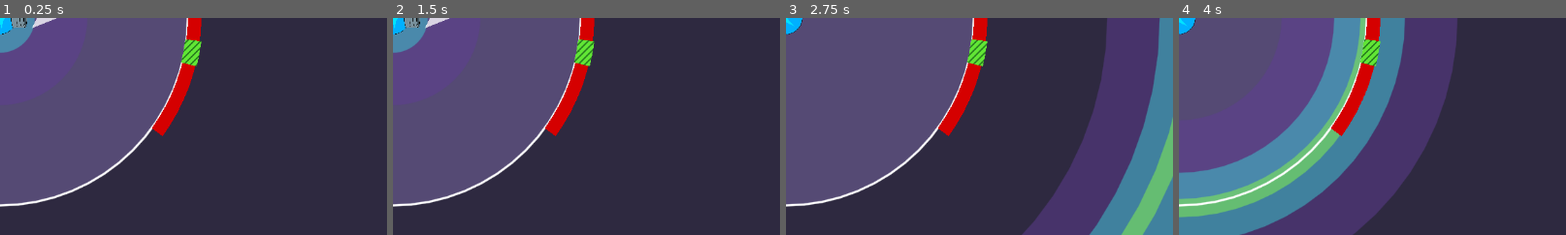
Above: before the commit, frames 1-4 (left to right).
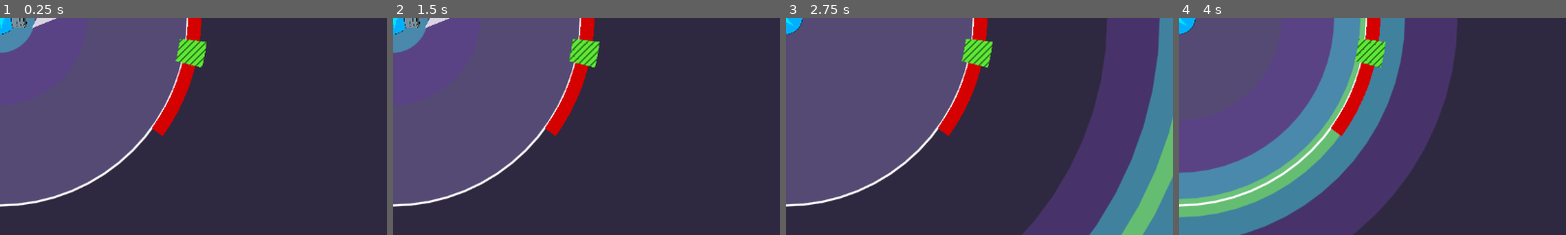
Above: after the commit, the same moments.

Repository: solirides/amazing-game
Game: Godot game, scene res://scenes/world/world.tscn
Two runs of this game, one before a commit and one after it. Both use one fixed random seed, a clock stepped at 60 frames per second and the inputs below. The engine's default icon, where the game draws it, is replaced by a stand-in: a white triangle on a blue panel in a dark square.
Inputs (mouse positions are % of the whole screen's width and height, from its top left):
- Up to frame 1 (0.25 s): no input
- Up to frame 2 (1.5 s): move the mouse to (72, 45) at 0.52 s; hold Right (ui_right) 0.53-1.28 s; click (72, 45) at 0.6 s; move the mouse to (30, 55) at 1.27 s; hold Down (ui_down) from 1.28 s (still down); tap C (turret_attack) at 1.35 s
- Up to frame 3 (2.75 s): move the mouse to (60, 28) at 2.02 s; release Down (ui_down) at 2.03 s; hold Right (ui_right) from 2.03 s (still down); hold A (turret_ccw) from 2.03 s (still down)
- Up to frame 4 (4 s): move the mouse to (45, 70) at 2.77 s; release Right (ui_right) at 2.78 s; release A (turret_ccw) at 2.78 s; hold Up (ui_up) 2.78-3.53 s; tap D (turret_cw) at 2.85 s; click (45, 70) at 2.92 s; move the mouse to (80, 65) at 3.52 s; hold Left (ui_left) from 3.53 s (still down); tap N (wall_attack) at 3.6 s
The pictures show only the part of the screen within x 50-100%, y 50-100%; the shares and areas given below are measured in that part.

The runs differ from the first frame. In frame 1, 0.3% of the frame differs, in the area x 45-54%, y 9-23%; in frame 2, 0.4%; in frame 3, 0.3%; in frame 4, 0.3%.

Commit message:
fix critical hit

Diff:
--- a/amazing-game/modules/player/wall.gd
+++ b/amazing-game/modules/player/wall.gd
@@ -54,8 +54,9 @@
 func create_critical_spot(angle:float):
 	var rot = randf_range(0, arc_angle - angle)
 	$CriticalSpot/Polygon2D.rotation = rot
+	$CriticalSpot/CollisionPolygon2D.rotation = rot
 
-	var shape = create_polygon(0.2*arc_angle, 10, outer_radius+2, inner_radius-2)
+	var shape = create_polygon(0.2*arc_angle, 10, outer_radius+10, inner_radius-10)
 	$CriticalSpot/Polygon2D.polygon = shape
 	$CriticalSpot/CollisionPolygon2D.polygon = shape
 
@@ -64,23 +65,42 @@
 	$CriticalSpot/Polygon2D.polygon = []
 	$CriticalSpot/CollisionPolygon2D.polygon = []
 
-# set priority of critical spot rigidbody to something lower than the wall rigidbody
-# so that the critical spot processes first
-
 func _on_body_entered(body: Node) -> void:
-	#print("collision")
+	print("collision")
+	var critical = false
 	if body.is_in_group("bullet"):
 		if body.hit_processed:
 			return
-		# prevent double hit from regular collision
+		# prevent double hit
 		body.hit_processed = true
 
-		print("critical hit")
-		damage(body.damage * critical_damage_multiplier)
+		if body in $CriticalSpot.get_overlapping_bodies():
+			print("critical hit")
+			damage(body.damage * critical_damage_multiplier)
+			remove_critical_spot()
+			get_tree().create_timer(2.0).timeout.connect(func(): create_critical_spot(0.2))
+		else:
+			print("regular hit")
+			damage(body.damage)
+
+
 		body.queue_free()
 
-		remove_critical_spot()
-		get_tree().create_timer(2.0).timeout.connect(func(): create_critical_spot(0.2))
+
+#func _on_critical_spot_body_entered(body: Node) -> void:
+	#print("critical collision")
+	#if body.is_in_group("bullet"):
+		#if body.hit_processed:
+			#return
+		## prevent double hit from regular collision
+		#body.hit_processed = true
+		#
+		#print("critical hit")
+		#damage(body.damage * critical_damage_multiplier)
+		#body.queue_free()
+		#
+		#remove_critical_spot()
+		#get_tree().create_timer(2.0).timeout.connect(func(): create_critical_spot(0.2))
 
 func swap_player(state:bool):
 	if state:
--- a/amazing-game/modules/player/wall.tscn
+++ b/amazing-game/modules/player/wall.tscn
@@ -35,14 +35,10 @@
 
 [node name="Polygon2D" type="Polygon2D" parent="." unique_id=505005700]
 
-[node name="CriticalSpot" type="RigidBody2D" parent="." unique_id=1488859125]
+[node name="CriticalSpot" type="Area2D" parent="." unique_id=1107000509]
 collision_layer = 2
 collision_mask = 5
 collision_priority = 0.1
-freeze = true
-freeze_mode = 1
-contact_monitor = true
-max_contacts_reported = 2
 
 [node name="Polygon2D" type="Polygon2D" parent="CriticalSpot" unique_id=205929824]
 material = SubResource("ShaderMaterial_kiy7c")
@@ -53,4 +49,3 @@
 [node name="CollisionPolygon2D" type="CollisionPolygon2D" parent="." unique_id=790185396]
 
 [connection signal="body_entered" from="." to="." method="_on_body_entered"]
-[connection signal="body_entered" from="CriticalSpot" to="." method="_on_critical_spot_body_entered"]
--- a/amazing-game/scenes/world/circle.gd
+++ b/amazing-game/scenes/world/circle.gd
@@ -67,7 +67,7 @@
 func _on_pulse_section_reached(state_i:int, damage_scale:float, start_or_end_state:bool):
 	pulse_reached.emit(state_i, damage_scale, start_or_end_state)
 
-	print("state: " + str(state_i) + " " + str(start_or_end_state))
+	#print("state: " + str(state_i) + " " + str(start_or_end_state))
 
 
 func _on_tween_finished():
--- a/amazing-game/scenes/world/world.gd
+++ b/amazing-game/scenes/world/world.gd
@@ -90,7 +90,7 @@
 			collision_poly.polygon = shapes[i]
 			$StaticBody2D.add_child(collision_poly)
 
-	print(shapes)
+	#print(shapes)
 	#for s in shapes:
 		#var poly = Polygon2D.new()
 		#poly.polygon = s
